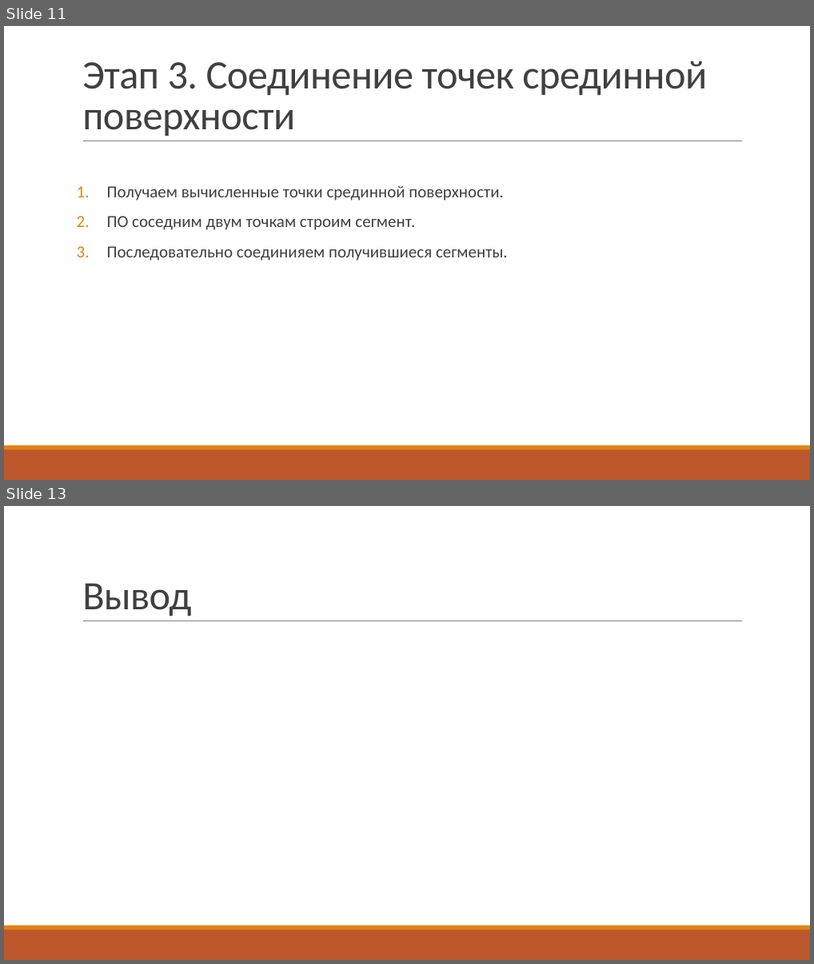
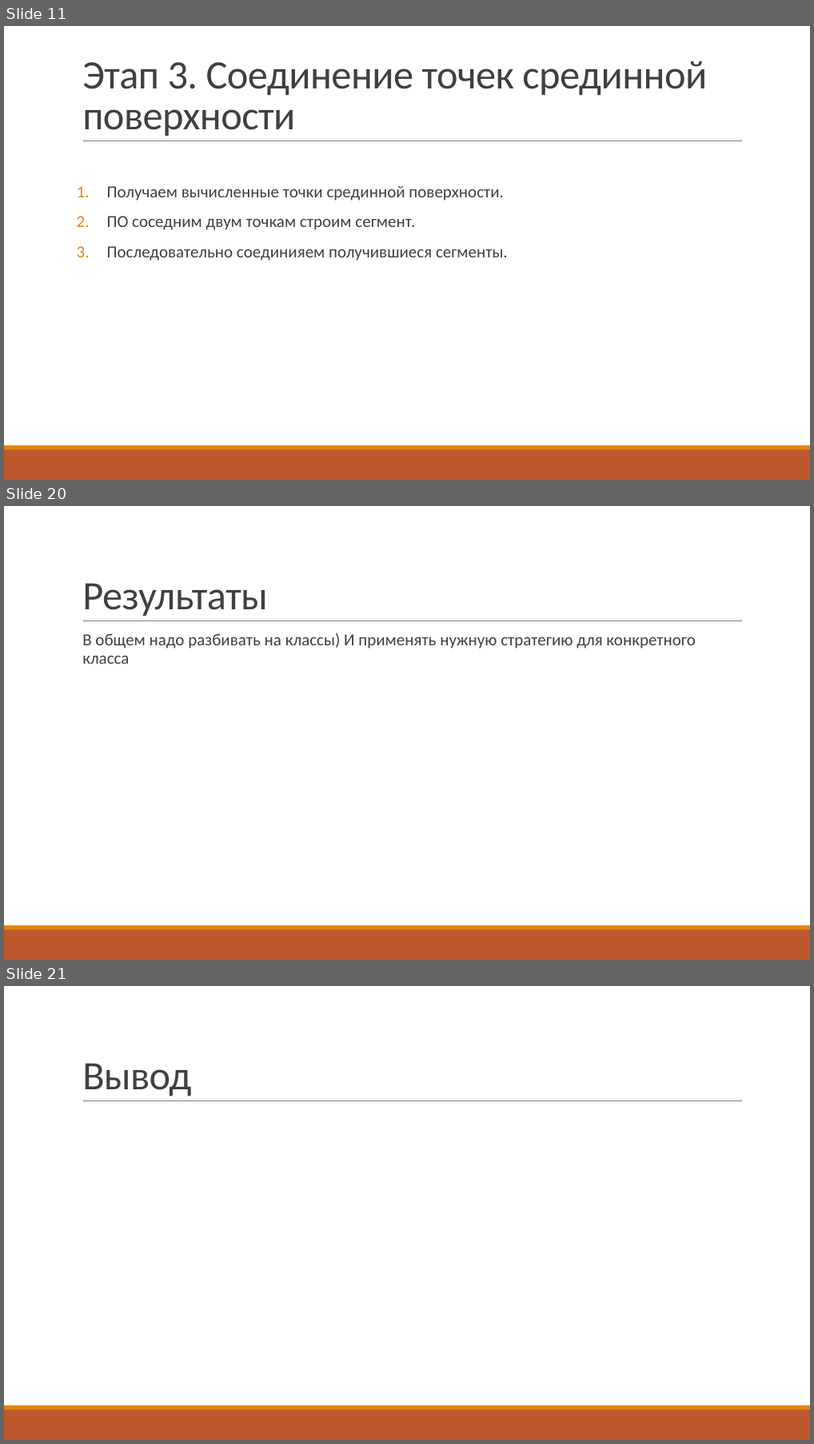
Before and after one commit to UNN-ITMM-AI381607m/middle-surface-proj, a slide deck: doc/publication/презентация.pptx. Shown one above the other, each under a label of ours: slides 11 and 13 before the commit, slides 11, 20 and 21 after it; the slides between them are not shown. The pictures are 814x964 and 814x1444 pixels, drawn with LibreOffice and Linux fonts; fonts in the diff are those of the drawing. Boxes give left, top, right and bottom in pixels: in the first picture for what was removed or moved away, otherwise in the second. Text is boxed around its words. In the diff, an @@ line names an element or a change of style, - is before the commit and + after.

```diff
--- a/doc/publication/презентация.pptx
+++ b/doc/publication/презентация.pptx
@@ slide 20 added at (4, 506, 810, 960), background #FFFFFF; not listed: 3 template elements that a slide beside it also shows @@
@@ title added at (82, 583, 268, 616), 48 pt, text #404040 @@
+Результаты
@@ text added at (82, 633, 696, 664), 20 pt, text #404040 @@
+  В общем надо разбивать на классы) И применять нужную стратегию для конкретного класса
@@ what was slide 13 is now slide 21 @@
```
Also in this commit, not shown: 1 slide changed, 7 other slides added.
